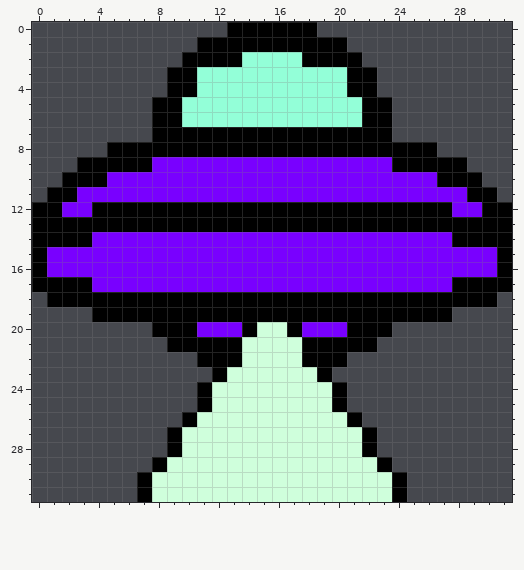
Pixel-art sprite: front-end-leaflet/src/icons/ship1.png. The picture above was drawn from the file before the commit.
The file is 32x32 pixels.
Now the later version:
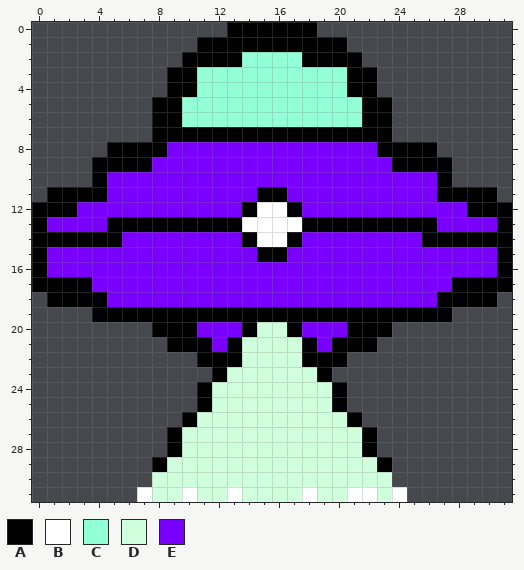
Palette (. is transparent): A #000000  B #ffffff  C #93ffd8  D #cfffdc  E #7900ff
Diff:
@@ x 0..31 @@
  7 ........AAAAAAAAAAAAAAAA........
- 8 .....AAAAAAAAAAAAAAAAAAAAAA.....
- 9 ...AAAAAEEEEEEEEEEEEEEEEAAAAA...
-10 ..AAAEEEEEEEEEEEEEEEEEEEEEEAAA..
-11 .AAEEEEEEEEEEEEEEEEEEEEEEEEEEAA.
-12 AAEEAAAAAAAAAAAAAAAAAAAAAAAAEEAA
-13 AAAAAAAAAAAAAAAAAAAAAAAAAAAAAAAA
-14 AAAAEEEEEEEEEEEEEEEEEEEEEEEEAAAA
-15 AEEEEEEEEEEEEEEEEEEEEEEEEEEEEEEA
+ 8 .....AAAAEEEEEEEEEEEEEEAAAA.....
+ 9 ....AAAAEEEEEEEEEEEEEEEEAAAA....
+10 ....AEEEEEEEEEEEEEEEEEEEEEEA....
+11 .AAAAEEEEEEEEEEAAEEEEEEEEEEAAAA.
+12 AAAEEEEEEEEEEEABBAEEEEEEEEEEEAAA
+13 AEEEEAAAAAAAAABBBBAAAAAAAAAEEEEA
+14 AAAAAAEEEEEEEEABBAEEEEEEEEAAAAAA
+15 AEEEEEEEEEEEEEEAAEEEEEEEEEEEEEEA
 16 AEEEEEEEEEEEEEEEEEEEEEEEEEEEEEEA
 17 AAAAEEEEEEEEEEEEEEEEEEEEEEEEAAAA
-18 .AAAAAAAAAAAAAAAAAAAAAAAAAAAAAA.
+18 .AAAAEEEEEEEEEEEEEEEEEEEEEEAAAA.
 19 ....AAAAAAAAAAAAAAAAAAAAAAAA....
 20 ........AAAEEEADDAEEEAAA........
-21 .........AAAAADDDDAAAAA.........
+21 .........AAAEADDDDAEAAA.........
 22 ...........AAADDDDAAA...........
@@ x 5..26 @@
 29 ...ADDDDDDDDDDDDDDA...
-30 ..ADDDDDDDDDDDDDDDDA..
-31 ..ADDDDDDDDDDDDDDDDA..
+30 ...DDDDDDDDDDDDDDDD...
+31 ..BDDBDDBDDDDBDDBBDB..
Changed places in both pictures, as pixel boxes (x1, y1, x2, y2):
changed: (47, 142, 497, 352)
changed: (137, 472, 242, 502)
changed: (302, 472, 407, 502)
